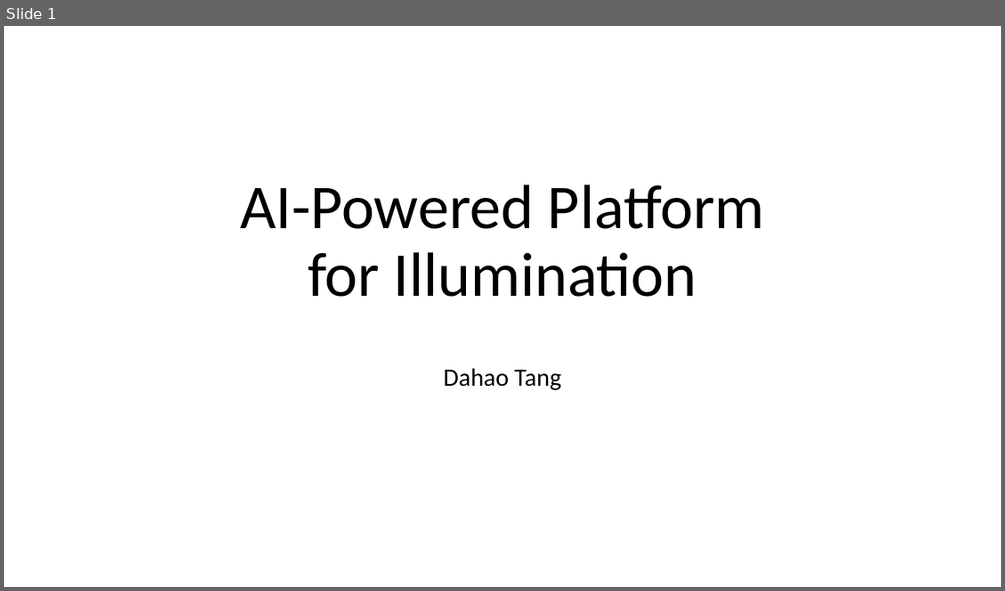
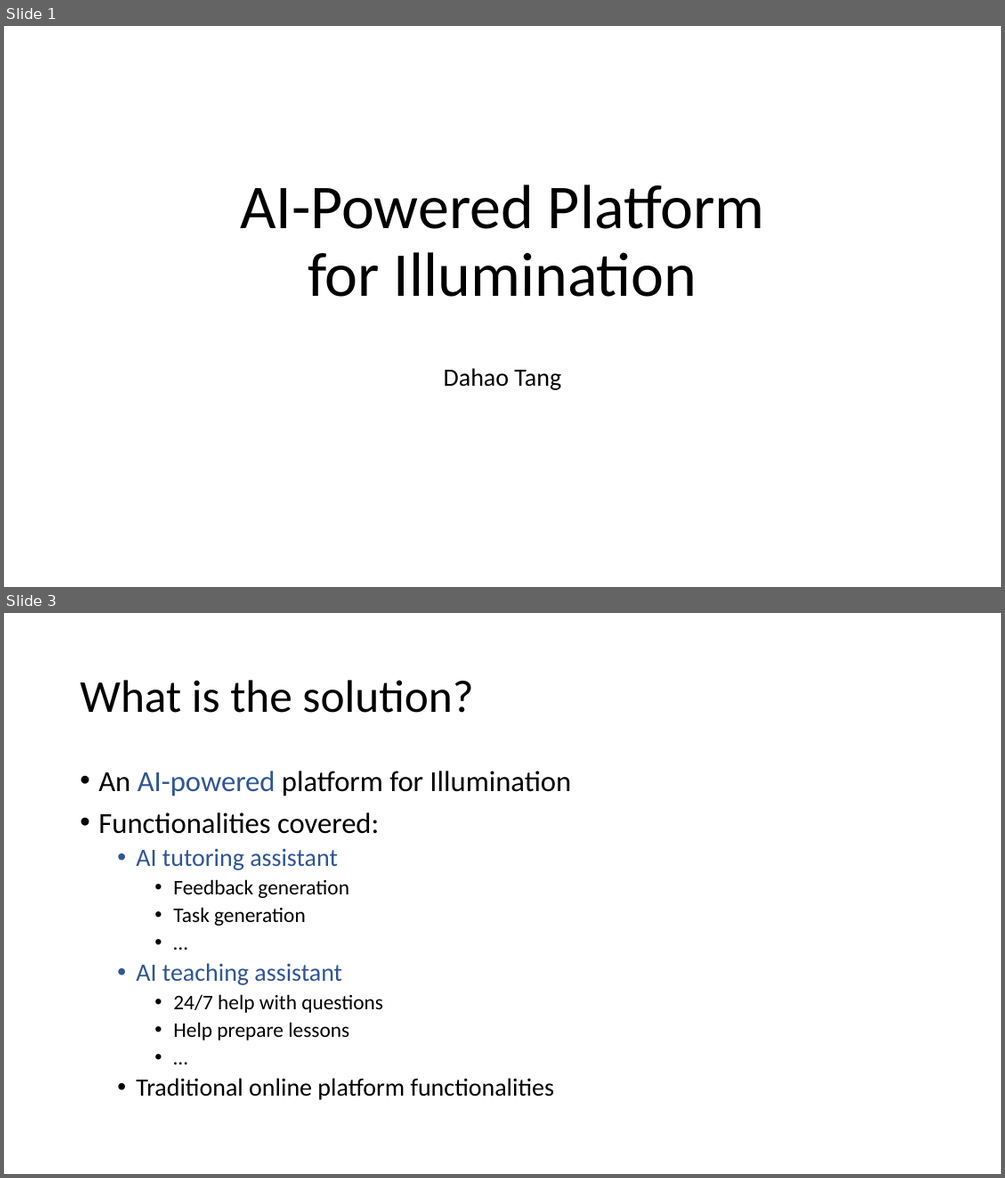
Before and after one commit to DahaoTang/prompt-engineering-based-ai-english-tutor, a slide deck: illumination-tutor/Proposal.pptx. Shown one above the other, each under a label of ours: slide 1 before the commit, slides 1 and 3 after it; the slides between them are not shown. The pictures are 1005x591 and 1005x1178 pixels, drawn with LibreOffice and Linux fonts; fonts in the diff are those of the drawing. Boxes give left, top, right and bottom in pixels: in the first picture for what was removed or moved away, otherwise in the second. Text is boxed around its words. In the diff, an @@ line names an element or a change of style, - is before the commit and + after.

```diff
--- a/illumination-tutor/Proposal.pptx
+++ b/illumination-tutor/Proposal.pptx
@@ slide 3 added at (4, 613, 1001, 1174), background #FFFFFF @@
@@ title added at (80, 680, 473, 713), 44 pt, text #000000 @@
+What is the solution?
@@ text added at (98, 771, 571, 1100), 24 pt, text #000000 @@
+• An AI-powered platform for Illumination
+• Functionalities covered:
+  • AI tutoring assistant
+    • Feedback generation
+    • Task generation
+    • …
+  • AI teaching assistant
+    • 24/7 help with questions
+    • Help prepare lessons
+    • …
+  • Traditional online platform functionalities
```
Also in this commit, not shown: 1 other slide added, 2 other files.
